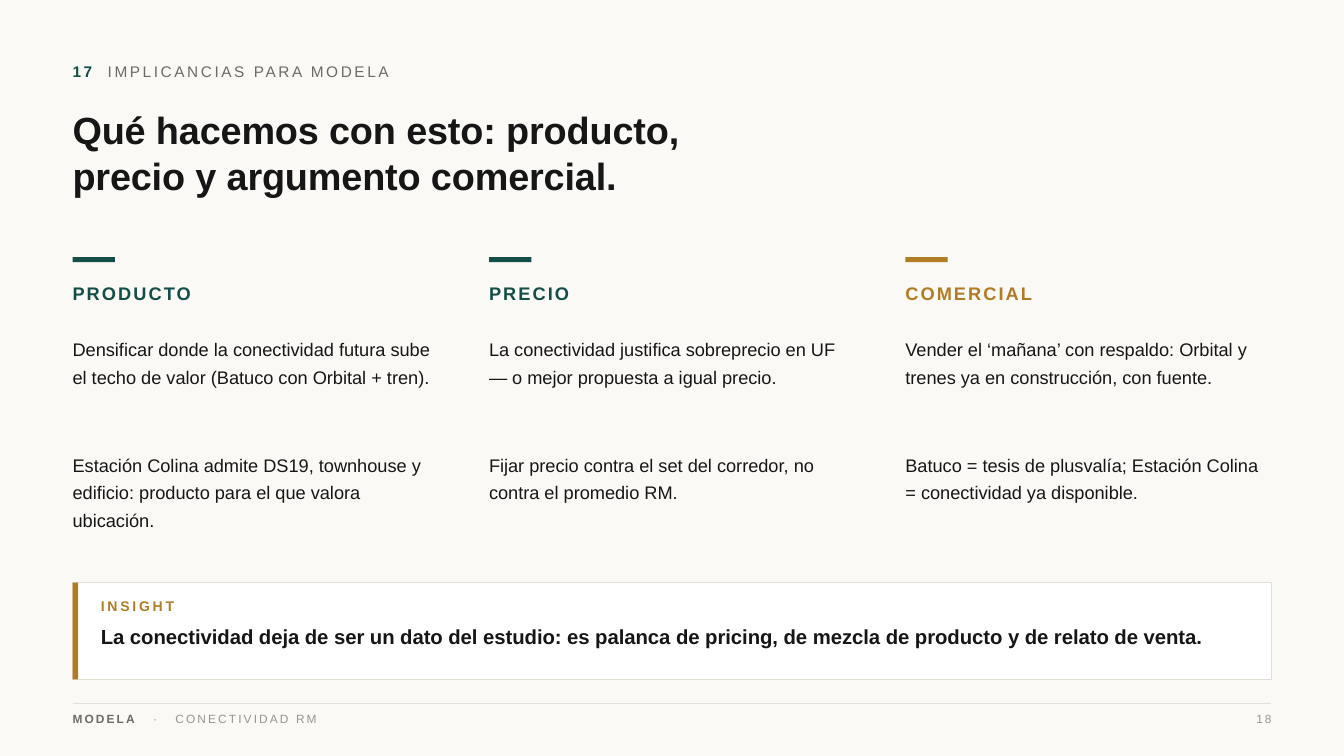
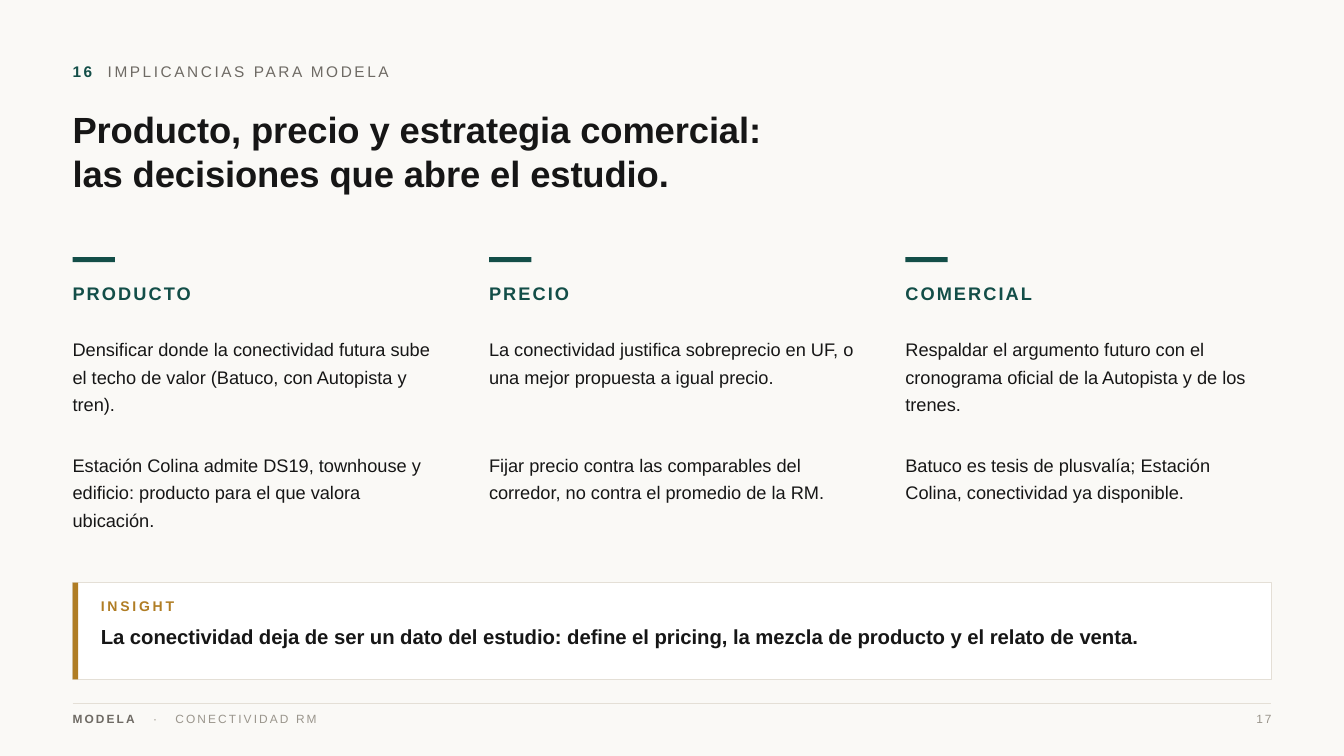
Before and after one commit to modela-simulador/modela-simulador, a slide deck: slide 17 of public/conectividad/Conectividad-Modela.pptx (slide 18 before the commit). Drawn at 1344x756 pixels with LibreOffice and Linux fonts; fonts in the diff are those of the drawing. Boxes give left, top, right and bottom in pixels: in the first picture for what was removed or moved away, otherwise in the second. Text is boxed around its words. In the diff, an @@ line names an element or a change of style, - is before the commit and + after.

```diff
--- a/public/conectividad/Conectividad-Modela.pptx
+++ b/public/conectividad/Conectividad-Modela.pptx
@@ text at [73,66,93,77]: text changed @@
-17 IMPLICANCIAS PARA MODELA
+16 IMPLICANCIAS PARA MODELA
@@ text at [73,116,761,195]: text changed; size 27 to 26 pt @@
-Qué hacemos con esto: producto,
-precio y argumento comercial.
+Producto, precio y estrategia comercial:
+las decisiones que abre el estudio.
@@ rectangle at [905,257,948,262]: fill #B07D24 to #134E48 @@
@@ text "COMERCIAL" at [905,287,1032,300]: text colour #B07D24 to #134E48 @@
@@ text at [73,342,430,415]: text changed @@
-Densificar donde la conectividad futura sube el techo de valor (Batuco con Orbital + tren).
+Densificar donde la conectividad futura sube el techo de valor (Batuco, con Autopista y tren).
@@ text at [489,342,853,388]: text changed @@
-La conectividad justifica sobreprecio en UF — o mejor propuesta a igual precio.
+La conectividad justifica sobreprecio en UF, o una mejor propuesta a igual precio.
@@ text at [905,342,1245,411]: text changed @@
-Vender el ‘mañana’ con respaldo: Orbital y trenes ya en construcción, con fuente.
+Respaldar el argumento futuro con el cronograma oficial de la Autopista y de los trenes.
@@ text at [489,458,824,503]: text changed @@
-Fijar precio contra el set del corredor, no contra el promedio RM.
+Fijar precio contra las comparables del corredor, no contra el promedio de la RM.
@@ text at [905,458,1211,503]: text changed @@
-Batuco = tesis de plusvalía; Estación Colina = conectividad ya disponible.
+Batuco es tesis de plusvalía; Estación Colina, conectividad ya disponible.
@@ text at [101,629,1138,649]: text changed @@
-La conectividad deja de ser un dato del estudio: es palanca de pricing, de mezcla de producto y de relato de venta.
+La conectividad deja de ser un dato del estudio: define el pricing, la mezcla de producto y el relato de venta.
@@ text at [1256,715,1271,723]: text changed @@
-18
+17
```
Also in this commit, not shown: 14 other slides changed, 3 slides added, 4 slides removed, 39 other files.
